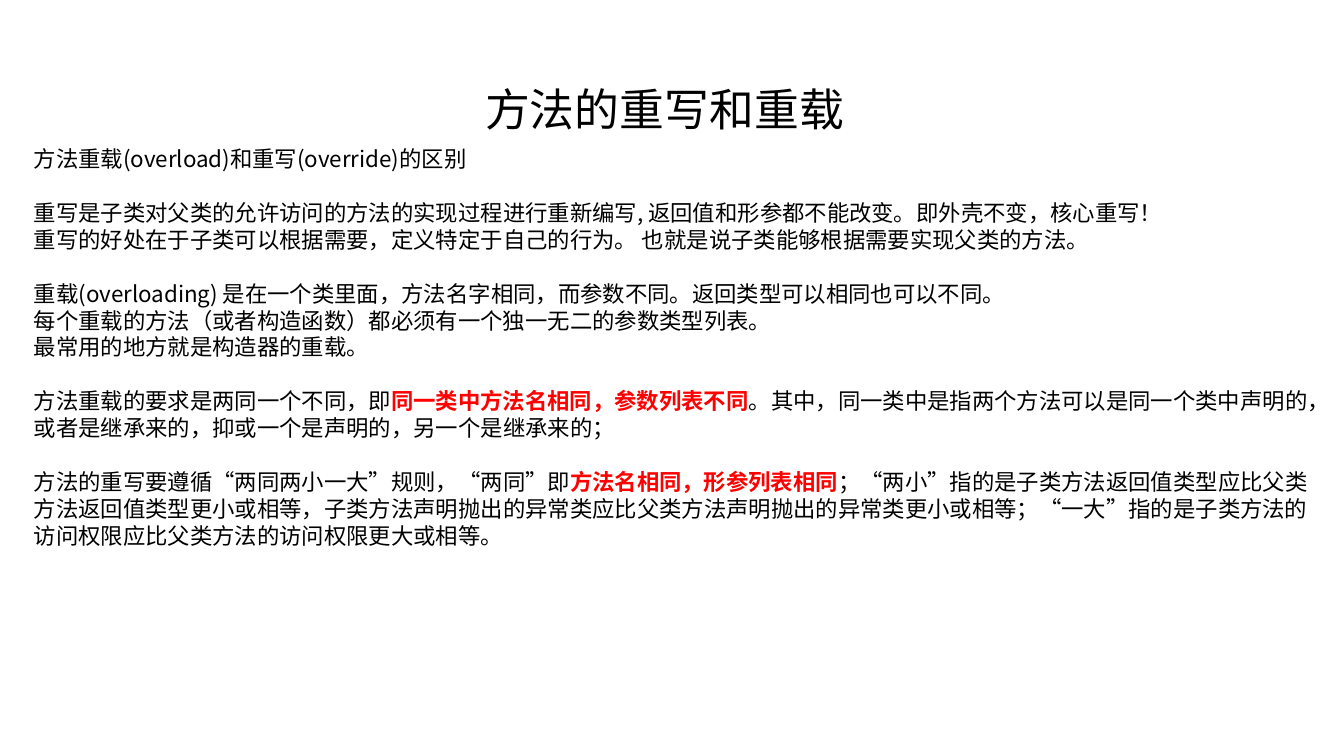
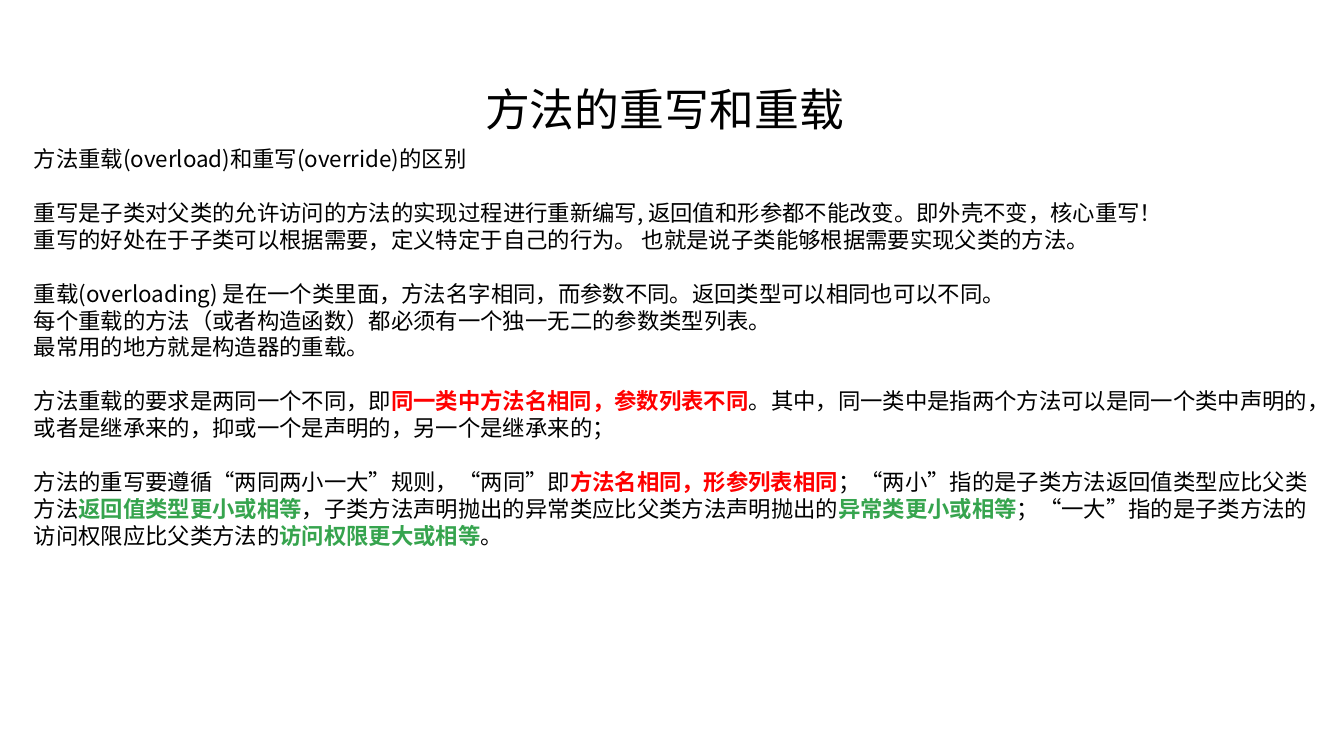
Before and after one commit to linkknown/PPT, a slide deck: slide 22 of 基础PPT/第2章：Java面向对象.pptx (slide 21 before the commit). Drawn at 1344x756 pixels with LibreOffice and Linux fonts; fonts in the diff are those of the drawing; background and template pictures are left out. Boxes give left, top, right and bottom in pixels: in the first picture for what was removed or moved away, otherwise in the second. Text is boxed around its words. In the diff, an @@ line names an element or a change of style, - is before the commit and + after.

```diff
--- a/基础PPT/第2章：Java面向对象.pptx
+++ b/基础PPT/第2章：Java面向对象.pptx
@@ text at (34,471,1308,546): text colour #000000 to #36A44E, bold on in "方法的重写要遵循“两同两小一大”规则，“两同”即方法名相同，形参列表相同；“两小”指的是子类方法返回值类型应比父类方法返 ..." @@
```
Also in this commit, not shown: 2 other slides changed, 1 slide added.
